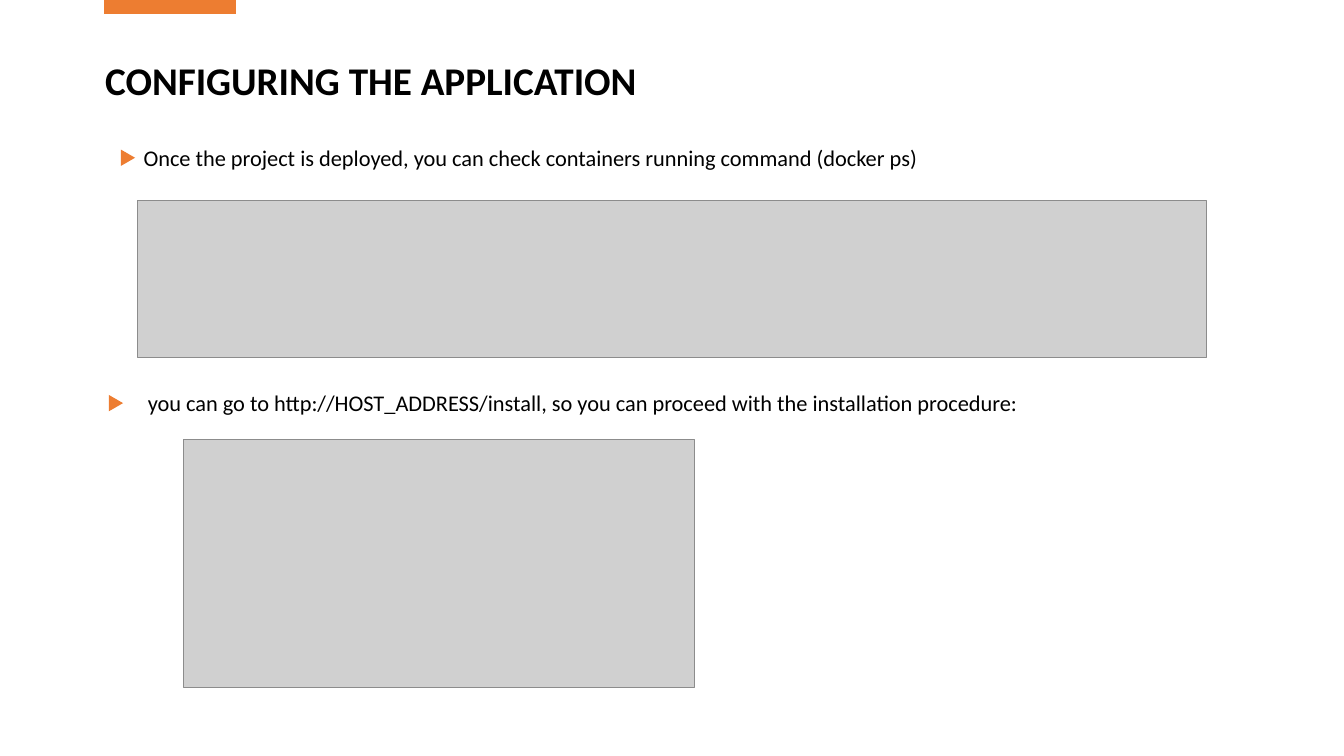
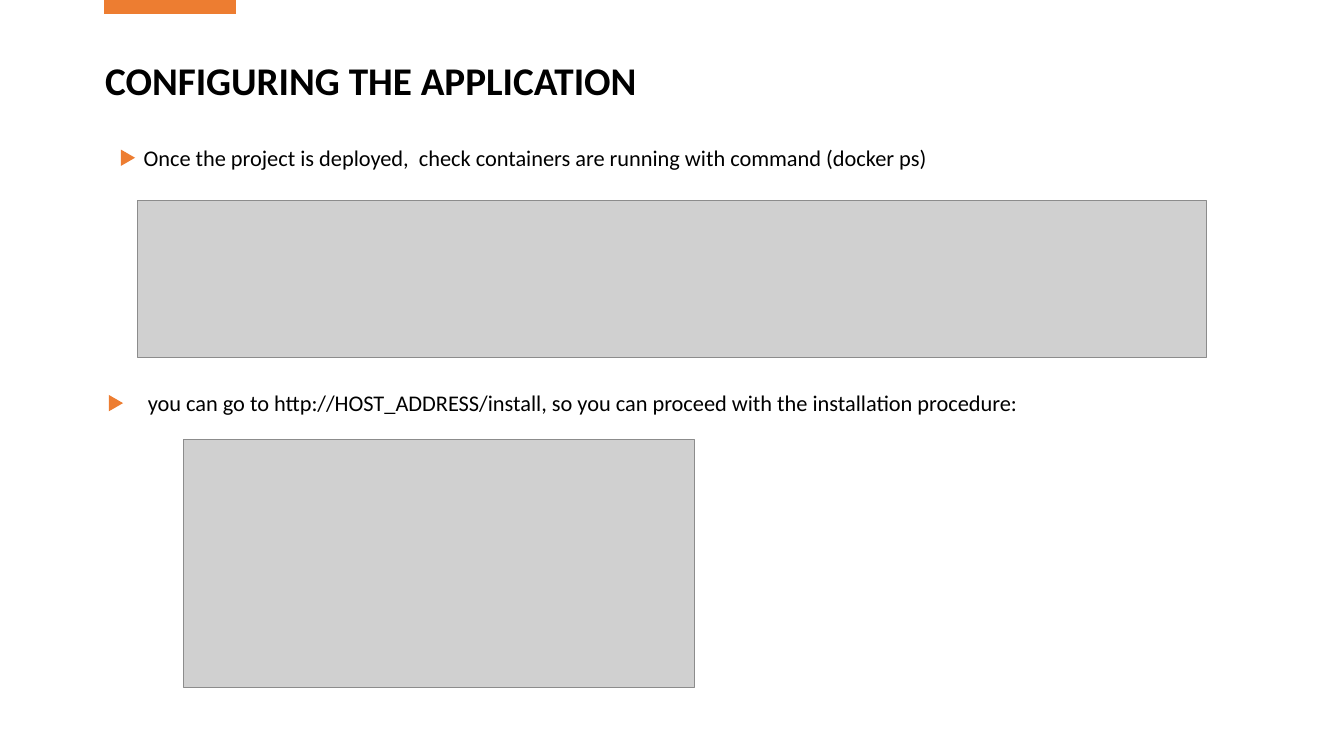
Before and after one commit to jkh400/random99, a slide deck: slide 13 of Final Project.pptx. Drawn at 1344x756 pixels with LibreOffice and Linux fonts; fonts in the diff are those of the drawing; grey boxes stand for pictures. Boxes give left, top, right and bottom in pixels: in the first picture for what was removed or moved away, otherwise in the second. Text is boxed around its words. In the diff, an @@ line names an element or a change of style, - is before the commit and + after.

```diff
--- a/Final Project.pptx
+++ b/Final Project.pptx
@@ text at (x1=144, y1=150, x2=926, y2=170): text changed @@
-Once the project is deployed, you can check containers running command (docker ps)
+Once the project is deployed, check containers are running with command (docker ps)
```
Also in this commit, not shown: 1 other slide changed.
